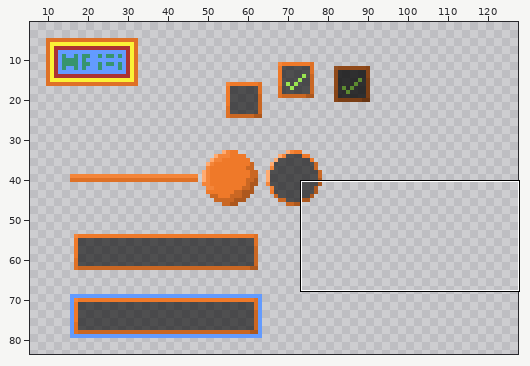
Pixel-art file -- samples/Titan.Sandbox/content/ui/ui_style_orange.aseprite. The picture above shows the old version from afar; the outline marks the close-up.
Close-up. Old version:
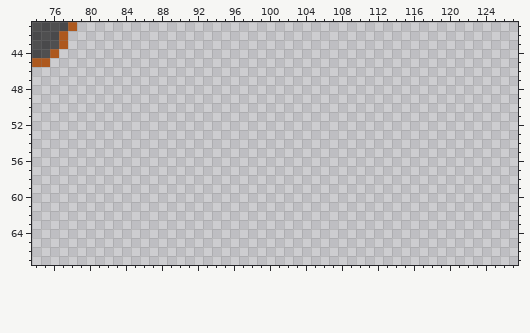
128x128 pixels, 1 frame. Shown: x 74..127, y 41..67. The wide view leaves out empty margins.
Once edited:
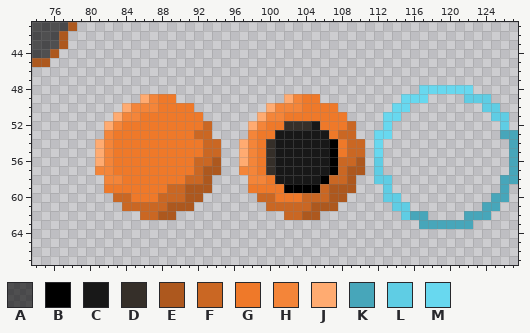
Palette (. is transparent): A #0000009d  B #000000  C #181818  D #352f29  E #ad581e  F #ca6723  G #ef7929  H #f48539  J #ffab71  K #47a6ba  L #5fcde4  M #68d8ef
The edit:
{"where": "layers \"Overlay\", \"Sprites\""}
{"y":48,"x":117,"old":"......","new":"MMMMMM"}
{"y":49,"x":86,"old":"....","new":"JHGG"}
{"y":49,"x":102,"old":"....","new":"JHGG"}
{"y":49,"x":115,"old":"...","new":"MMM"}
{"y":49,"x":122,"old":"...","new":"LLL"}
{"y":50,"x":84,"old":"........","new":"JHHHGGGG"}
{"y":50,"x":100,"old":"........","new":"JHHHGGGG"}
{"y":50,"x":114,"old":"..","new":"MM"}
{"y":50,"x":124,"old":"..","new":"LL"}
{"y":51,"x":83,"old":"..........","new":"JHHGGGGGGG"}
{"y":51,"x":99,"old":"..........","new":"JHHGGGGGGG"}
{"y":51,"x":113,"old":"..","new":"MM"}
{"y":51,"x":125,"old":"..","new":"LL"}
{"y":52,"x":82,"old":"............","new":"JHGGGGGGGGGF"}
{"y":52,"x":98,"old":"............","new":"JHGGDDDCGGGF"}
{"y":52,"x":113,"old":".","new":"M"}
{"y":52,"x":126,"old":".","new":"L"}
{"y":53,"x":82,"old":"............","new":"HGGGGGGGGGFF"}
{"y":53,"x":98,"old":"............","new":"HGGCCCCCCGFF"}
{"y":53,"x":112,"old":"..","new":"MM"}
{"y":53,"x":126,"old":"..","new":"KK"}
{"y":54,"x":81,"old":"..............","new":"JHGGGGGGGGGGFF"}
{"y":54,"x":97,"old":"..............","new":"JHGDCCCCCCBGFF"}
{"y":54,"x":112,"old":".","new":"M"}
{"y":54,"x":127,"old":".","new":"K"}
{"y":55,"x":81,"old":"..............","new":"JHGGGGGGGGGGFF"}
{"y":55,"x":97,"old":"..............","new":"JHGDCCCCCCBGFF"}
{"y":55,"x":112,"old":".","new":"M"}
{"y":55,"x":127,"old":".","new":"K"}
{"y":56,"x":81,"old":"..............","new":"JHGGGGGGGGGFFE"}
{"y":56,"x":97,"old":"..............","new":"JHGDCCCCCCBFFE"}
{"y":56,"x":112,"old":".","new":"L"}
{"y":56,"x":127,"old":".","new":"K"}
{"y":57,"x":81,"old":"..............","new":"HHGGGGGGGGGFEE"}
{"y":57,"x":97,"old":"..............","new":"HHGDCCCCCCBFEE"}
{"y":57,"x":112,"old":".","new":"L"}
{"y":57,"x":127,"old":".","new":"K"}
{"y":58,"x":82,"old":"............","new":"HHGGGGGGGFFE"}
{"y":58,"x":98,"old":"............","new":"HHGCCCCCBFFE"}
{"y":58,"x":112,"old":"..","new":"LL"}
{"y":58,"x":126,"old":"..","new":"KK"}
{"y":59,"x":82,"old":"............","new":"GGGGGGGFFEEE"}
{"y":59,"x":98,"old":"............","new":"GGGGBBBBFEEE"}
{"y":59,"x":113,"old":".","new":"L"}
{"y":59,"x":126,"old":".","new":"K"}
{"y":60,"x":83,"old":"..........","new":"FFGGGFFFEE"}
{"y":60,"x":99,"old":"..........","new":"FFGGGFFFEE"}
{"y":60,"x":113,"old":"..","new":"LL"}
{"y":60,"x":125,"old":"..","new":"KK"}
{"y":61,"x":84,"old":"........","new":"FFFFFEEE"}
{"y":61,"x":100,"old":"........","new":"FFFFFEEE"}
{"y":61,"x":114,"old":"..","new":"LL"}
{"y":61,"x":124,"old":"..","new":"KK"}
{"y":62,"x":86,"old":"....","new":"FFEE"}
{"y":62,"x":102,"old":"....","new":"FFEE"}
{"y":62,"x":115,"old":"...","new":"LKK"}
{"y":62,"x":122,"old":"...","new":"KKK"}
{"y":63,"x":117,"old":"......","new":"KKKKKK"}
{"label":"added","picture_box":[95,85,518,229]}
